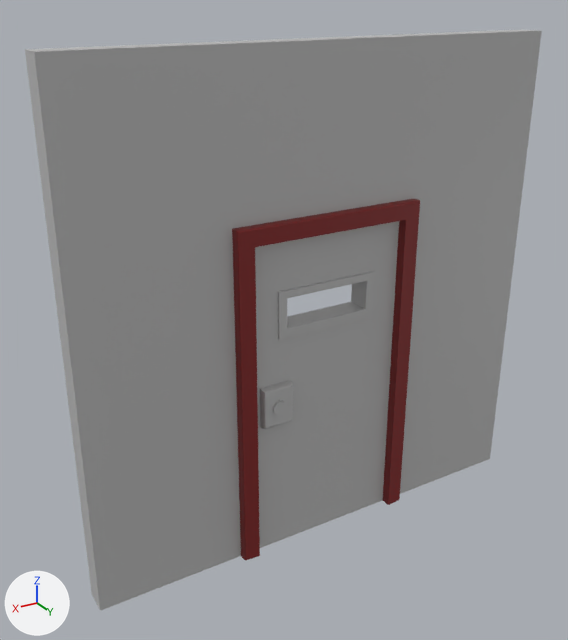
The FBX model UVMapped/Wall_300x300_MetalDoor.fbx: old version first, new version second.
One viewpoint serves both versions: a 50 mm lens placed at (3.89, 3.64, 3.27), pointed at (1.69, -0.01, 1.44). Arrows for +X, +Y and +Z are at lower left; the lights stay in place. Where no turn or scale is listed for an object, it has been applied to the vertices.

Objects in the first picture: 'Door', 'Lock', 'Wall_300x300_Asylum_door'.
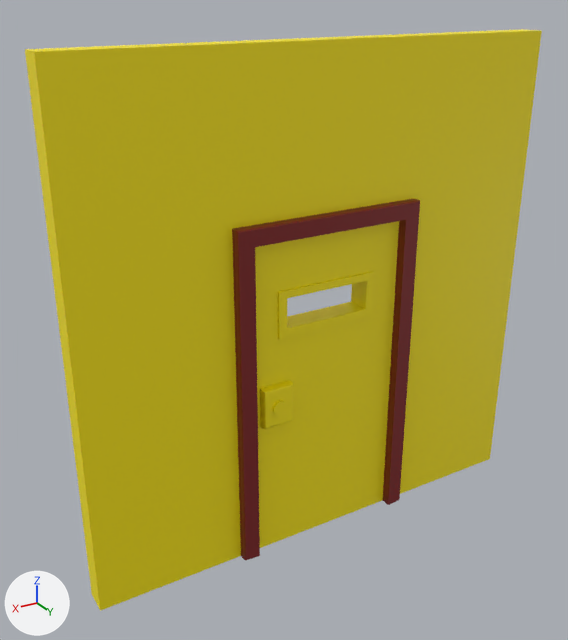
Location of each change, [x1, y1, x2, y2] in pixels of the pictures (568 x 640 px):
'Wall_300x300_Asylum_door', recoloured (grey to yellow): [25, 29, 542, 611] in both
'Door', recoloured (grey to yellow): [255, 221, 399, 548] in both
'Lock', recoloured (grey to yellow): [260, 380, 293, 429] in both

The change in detail:
Material 'lambert1' (mat_lambert1) changes colour from grey #bcbcbc to yellow #ffeb00; in linear values from (0.5, 0.5, 0.5) to (1.0, 0.829, 0.0).
